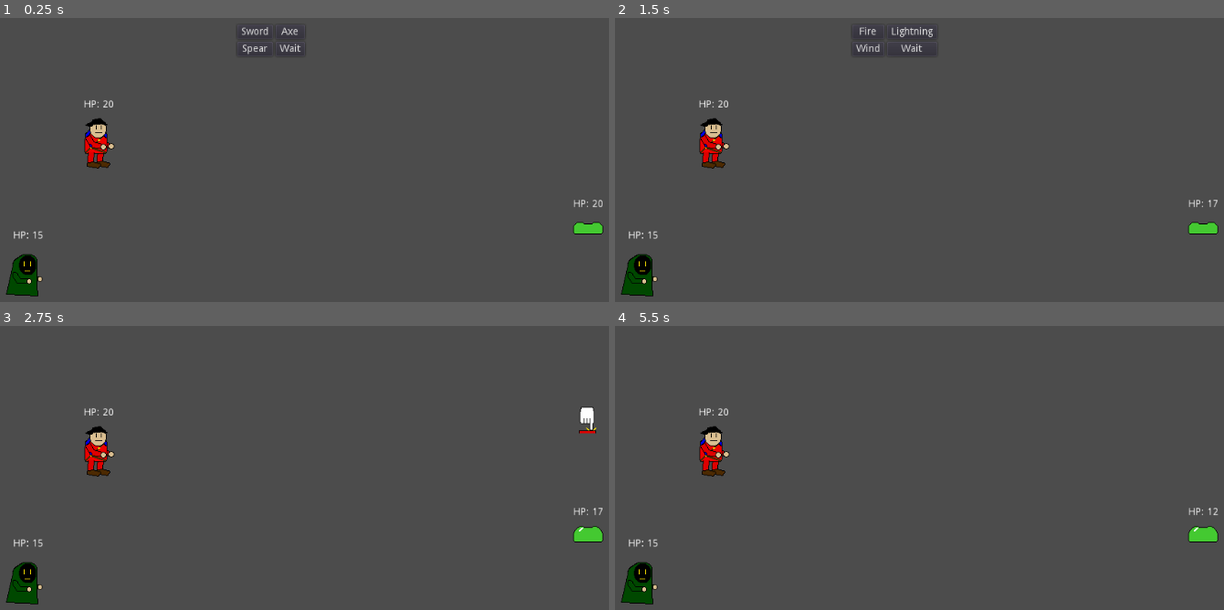
Above: before the commit, frames 1-4 (two rows, left to right).
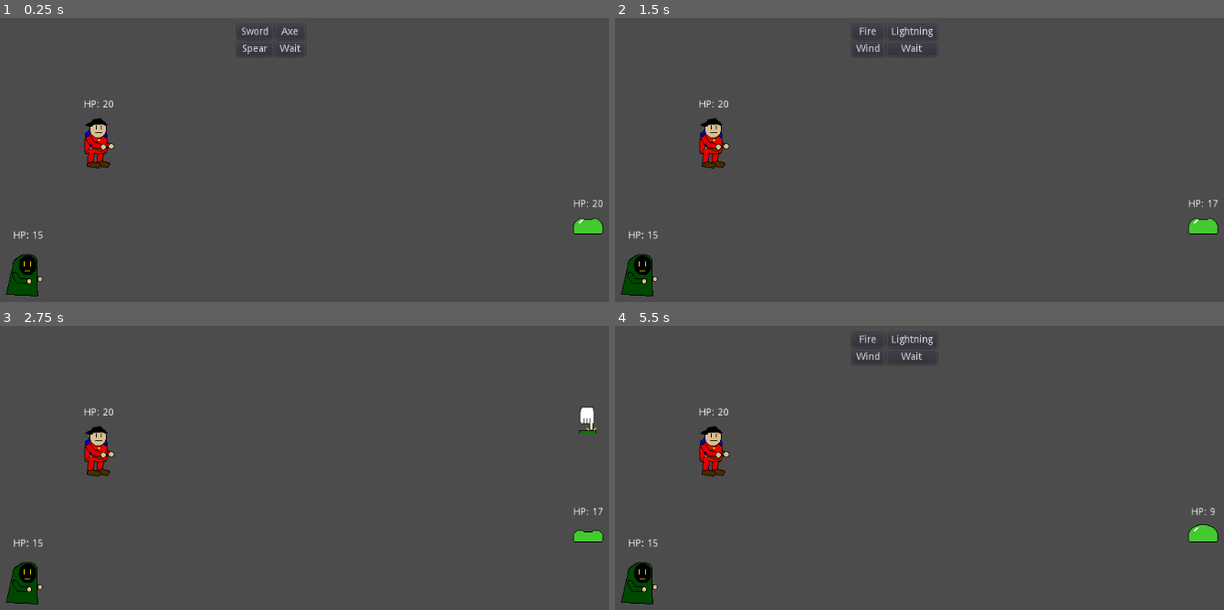
Above: after the commit, the same moments.

Repository: Mariolink528/Spellblade-Arena
Game: Godot game, scene res://Main.tscn
Two runs of this game, one before a commit and one after it. Both use one fixed random seed, a clock stepped at 60 frames per second and the inputs below.
Inputs (mouse positions are in pixels of both pictures, inside the frame that each line leads up to):
- Up to frame 1 (0.25 s): no input
- Up to frame 2 (1.5 s): click "Sword" at 0.5 s; tap Enter at 1.25 s; tap X at 1.35 s
- Up to frame 3 (2.75 s): tap C at 1.55 s; click "Fire" at 2 s
- Up to frame 4 (5.5 s): tap C at 2.85, 3.8, 5.1 s; tap X at 3.05, 3.6, 5.3 s; click (907, 340) at 4.25 s, where only the run after the commit has a clickable "Axe"

The runs differ from the first frame. In frame 1, less than 0.1% of the frame differs, in the area x 94-99%, y 70-74%; in frame 2, less than 0.1%; in frame 3, 0.1%; in frame 4, 0.4%, in the area x 39-100%, y 3-72%.

Commit message:
FIXED ACTION COMMANDS!

Diff:
--- a/Battle.gd
+++ b/Battle.gd
@@ -5,7 +5,7 @@
 # var a = 2
 onready var enemy = $Enemy
 signal enemy_turn
-onready var window = false
+onready var window = "false"
 onready var attack = 0
 # Called when the node enters the scene tree for the first time.
 func _ready():
@@ -18,6 +18,7 @@
 		attack = 1
 		$StartWindow.start(0.5)
 		$EndWindow.start(1)
+		$ACDisplay.frame = 0
 		$ACDisplay.show()
 	$Battle_Menu/Knight_Menu.hide()
 
@@ -26,6 +27,7 @@
 		attack = 2
 		$StartWindow.start(1)
 		$EndWindow.start(1.5)
+		$ACDisplay.frame = 0
 		$ACDisplay.show()
 	$Battle_Menu/Knight_Menu.hide()
 func _on_Spear_Button_pressed():
@@ -33,6 +35,7 @@
 		attack = 3
 		$StartWindow.start(0.5)
 		$EndWindow.start(1)
+		$ACDisplay.frame = 0
 		$ACDisplay.show()
 	$Battle_Menu/Knight_Menu.hide()
 func _on_Knight_Wait_Button_pressed():
@@ -45,6 +48,7 @@
 		attack = 4
 		$StartWindow.start(0.5)
 		$EndWindow.start(1)
+		$ACDisplay.frame = 2
 		$ACDisplay.show()
 	$Battle_Menu/Mage_Menu.hide()
 
@@ -54,6 +58,7 @@
 		attack = 5
 		$StartWindow.start(0.5)
 		$EndWindow.start(1)
+		$ACDisplay.frame = 2
 		$ACDisplay.show()
 	$Battle_Menu/Mage_Menu.hide()
 func _on_Wind_Button_pressed():
@@ -61,6 +66,7 @@
 		attack = 4
 		$StartWindow.start(0.5)
 		$EndWindow.start(1)
+		$ACDisplay.frame = 2
 		$ACDisplay.show()
 	$Battle_Menu/Mage_Menu.hide()
 func _on_Mage_Wait_Button_pressed():
@@ -72,15 +78,19 @@
 #trying to have the enemy attack inside of the battle function
 func _on_Enemy_attack_one():
 	attack = 7
+	window = "Knight"
+	$StartWindow.start(0.5)
+	$ACDisplay.frame = 0
+	$EndWindow.start(1)
+	$ACDisplay.show()
+
+
+func _on_Enemy_attack_zero():
+	attack = 8
+	window = "Mage"
 	$StartWindow.start(0.5)
 	$EndWindow.start(1)
-	$ACDisplay.show()
-
-
-func _on_Enemy_attack_zero():
-	attack = 8
-	$StartWindow.start(0.5)
-	$EndWindow.start(1)
+	$ACDisplay.frame = 2
 	$ACDisplay.show()
 
 
@@ -89,10 +99,13 @@
 func _unhandled_input(event):
 	if event is InputEventKey:
 		if event.pressed and event.scancode == KEY_X:
-			if window == true:
+			if window == "Knight":
 				if attack == 1:
 					enemy.hp -= $Knight.dmg
-					window = false
+					window = "false"
+					$StartWindow.stop()
+					$EndWindow.stop()
+					$ACDisplay.hide()
 					if enemy.hp <= 0:
 						enemy.queue_free()
 						enemy = null
@@ -100,7 +113,10 @@
 						$Battle_Menu/Mage_Menu.show()
 				elif attack == 2:
 					enemy.hp -= $Knight.dmg
-					window = false
+					window = "false"
+					$StartWindow.stop()
+					$EndWindow.stop()
+					$ACDisplay.hide()
 					if enemy.hp <= 0:
 						enemy.queue_free()
 						enemy = null
@@ -108,7 +124,10 @@
 						$Battle_Menu/Mage_Menu.show()
 				elif attack == 3:
 					enemy.hp -= $Knight.dmg
-					window = false
+					window = "false"
+					$StartWindow.stop()
+					$EndWindow.stop()
+					$ACDisplay.hide()
 					if enemy.hp <= 0:
 						enemy.queue_free()
 						enemy = null
@@ -116,21 +135,14 @@
 						$Battle_Menu/Mage_Menu.show()
 				elif attack == 7:
 					$Battle_Menu/Knight_Menu.show()
-			else:
-				if attack == 7:
-					$Knight.hp -= 3
-					$Battle_Menu/Knight_Menu.show()
-			$StartWindow.stop()
-			$EndWindow.stop()
-			attack = 0
-			window = false
-			$ACDisplay.frame = 0
-			$ACDisplay.hide()
+					$ACDisplay.frame = 0
+					$ACDisplay.hide()
+					$EndWindow.stop()
 		if event.pressed and event.scancode == KEY_C:
-			if window == true:
+			if window == "Mage":
 				if attack == 4:
 					enemy.hp -= $Mage.dmg
-					window = false
+					window = "false"
 					if enemy.hp <= 0:
 						enemy.queue_free()
 						enemy = null
@@ -138,7 +150,7 @@
 						emit_signal("enemy_turn")
 				elif attack == 5:
 					enemy.hp -= $Mage.dmg
-					window = false
+					window = "false"
 					if enemy.hp <= 0:
 						enemy.queue_free()
 						enemy = null
@@ -146,7 +158,7 @@
 						emit_signal("enemy_turn")
 				elif attack == 6:
 					enemy.hp -= $Mage.dmg
-					window = false
+					window = "false"
 					if enemy.hp <= 0:
 						enemy.queue_free()
 						enemy = null
@@ -154,16 +166,10 @@
 						emit_signal("enemy_turn")
 				elif attack == 8:
 					$Battle_Menu/Knight_Menu.show()
-			else:
-				if attack == 8:
-					$Mage.hp -= 3
-					$Battle_Menu/Knight_Menu.show()
-			$StartWindow.stop()
-			$EndWindow.stop()
-			attack = 0
-			window = false
-			$ACDisplay.frame = 0
-			$ACDisplay.hide()
+					$ACDisplay.frame = 0
+					$ACDisplay.hide()
+					$EndWindow.stop()
+
 
 
 
@@ -171,12 +177,17 @@
 
 
 func _on_StartWindow_timeout():
-	window = true
-	$ACDisplay.frame = 1
+
+	if attack >= 4 and attack != 7:
+		$ACDisplay.frame = 3
+		window = "Mage"
+	else:
+		$ACDisplay.frame = 1
+		window = "Knight"
 
 
 func _on_EndWindow_timeout():
-	window = false
+	window = "false"
 	if attack == 7:
 		$Knight.hp -= 3
 		attack = 0
@@ -185,5 +196,10 @@
 		$Mage.hp -= 3
 		attack = 0
 		$Battle_Menu/Knight_Menu.show()
-	$ACDisplay.frame = 0
-	$ACDisplay.hide()
+	if attack > 0 and attack < 4:
+		$Battle_Menu/Mage_Menu.show()
+	if attack >= 4 and attack <= 6:
+		emit_signal("enemy_turn")
+	else:
+		$ACDisplay.frame = 0
+		$ACDisplay.hide()
--- a/Main.tscn
+++ b/Main.tscn
@@ -1,8 +1,9 @@
-[gd_scene load_steps=19 format=2]
+[gd_scene load_steps=22 format=2]
 
 [ext_resource path="res://Slime.png" type="Texture" id=1]
 [ext_resource path="res://Knight-1.png.png" type="Texture" id=2]
 [ext_resource path="res://Mage-1.png.png" type="Texture" id=3]
+[ext_resource path="res://Button Press clone.png" type="Texture" id=4]
 [ext_resource path="res://Enemy.gd" type="Script" id=5]
 [ext_resource path="res://Mage.gd" type="Script" id=6]
 [ext_resource path="res://Knight.gd" type="Script" id=7]
@@ -57,9 +58,17 @@
 atlas = ExtResource( 9 )
 region = Rect2( 0, 64, 64, 64 )
 
-[sub_resource type="SpriteFrames" id=10]
-animations = [ {
-"frames": [ SubResource( 8 ), SubResource( 9 ) ],
+[sub_resource type="AtlasTexture" id=10]
+atlas = ExtResource( 4 )
+region = Rect2( 0, 0, 64, 64 )
+
+[sub_resource type="AtlasTexture" id=11]
+atlas = ExtResource( 4 )
+region = Rect2( 0, 64, 64, 64 )
+
+[sub_resource type="SpriteFrames" id=12]
+animations = [ {
+"frames": [ SubResource( 8 ), SubResource( 9 ), SubResource( 10 ), SubResource( 11 ) ],
 "loop": true,
 "name": "default",
 "speed": 5.0
@@ -195,7 +204,6 @@
 
 [node name="AnimatedSprite" type="AnimatedSprite" parent="Battle/Enemy"]
 frames = SubResource( 7 )
-frame = 1
 speed_scale = 1.323
 playing = true
 
@@ -218,8 +226,7 @@
 
 [node name="ACDisplay" type="AnimatedSprite" parent="Battle"]
 position = Vector2( 896.681, 154.795 )
-frames = SubResource( 10 )
-
+frames = SubResource( 12 )
 [connection signal="enemy_turn" from="Battle" to="Battle/Enemy" method="_on_Battle_enemy_turn"]
 [connection signal="pressed" from="Battle/Battle_Menu/Knight_Menu/Sword_Button" to="Battle" method="_on_Sword_Button_pressed"]
 [connection signal="pressed" from="Battle/Battle_Menu/Knight_Menu/Axe_Button" to="Battle" method="_on_Axe_Button_pressed"]
Binary file added: Button Press clone.png
Not shown, added: Button Press clone.png.import
